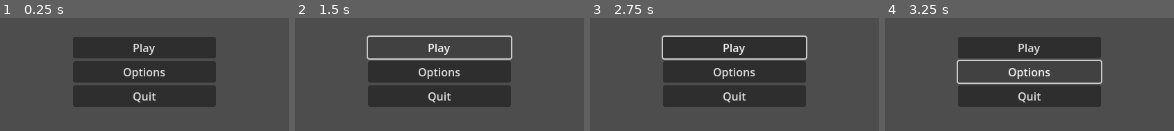
Above: before the commit, frames 1-4 (left to right).
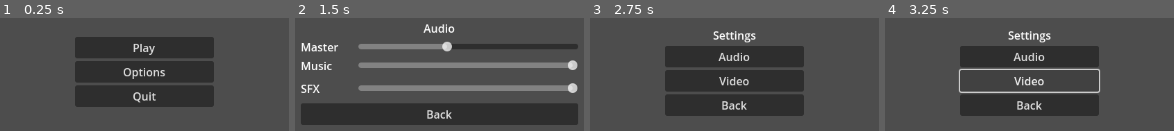
Above: after the commit, the same moments.

Repository: Slabity/LudumDare53
Game: Godot game, scene res://src/scenes/main_scene.tscn
The game is run twice, just before and just after one commit, with the same random seed, the same clock (stepped at 60 frames per second) and the same inputs.
Inputs (mouse positions are in pixels of both pictures, inside the frame that each line leads up to):
- Up to frame 1 (0.25 s): no input
- Up to frame 2 (1.5 s): click "Options" at 0.5 s; click (439, 55) at 1.25 s, where only the run after the commit has a clickable "Audio"
- Up to frame 3 (2.75 s): click (734, 112) at 2 s, where only the run after the commit has a clickable "Back"
- Up to frame 4 (3.25 s): click (1029, 80) at 2.75 s, where only the run after the commit has a clickable "Video"

The runs differ from the first frame. In frame 1, 0.7% of the frame differs, in the area x 25-75%, y 16-79%; in frame 2, 42%, in the area x 2-98%, y 5-95%; in frame 3, 15%; in frame 4, 15%.

Commit message:
Get menu system set up

Diff:
--- a/project.godot
+++ b/project.godot
@@ -13,6 +13,10 @@
 config/name="Ludum Dare 53"
 run/main_scene="res://src/scenes/main_scene.tscn"
 config/features=PackedStringArray("4.0", "Forward Plus")
+
+[autoload]
+
+Settings="*res://src/settings.gd"
 
 [input]
 
@@ -62,7 +66,3 @@
 , Object(InputEventJoypadButton,"resource_local_to_scene":false,"resource_name":"","device":-1,"button_index":10,"pressure":0.0,"pressed":false,"script":null)
 ]
 }
-
-[autoload]
-
-Settings="*res://src/settings.gd"
--- /dev/null
+++ b/src/scenes/main_scene.gd
@@ -0,0 +1,9 @@
+extends Control
+
+
+func _on_main_menu_play_game():
+	print("TODO: Play game")
+
+
+func _on_main_menu_exit_menu():
+	get_tree().quit()
--- a/src/scenes/main_scene.tscn
+++ b/src/scenes/main_scene.tscn
@@ -1,5 +1,6 @@
-[gd_scene load_steps=2 format=3 uid="uid://cq7868th46tvw"]
+[gd_scene load_steps=3 format=3 uid="uid://cq7868th46tvw"]
 
+[ext_resource type="Script" path="res://src/scenes/main_scene.gd" id="1_2l7t8"]
 [ext_resource type="PackedScene" uid="uid://b5qfihi01x3kj" path="res://src/scenes/menus/main_menu.tscn" id="1_s2i35"]
 
 [node name="MainScene" type="Control"]
@@ -11,6 +12,7 @@
 grow_vertical = 2
 size_flags_horizontal = 0
 size_flags_vertical = 0
+script = ExtResource("1_2l7t8")
 
 [node name="MainMenu" parent="." instance=ExtResource("1_s2i35")]
 layout_mode = 1
@@ -25,3 +27,6 @@
 offset_bottom = 50.5
 grow_horizontal = 2
 grow_vertical = 2
+
+[connection signal="exit_menu" from="MainMenu" to="." method="_on_main_menu_exit_menu"]
+[connection signal="play_game" from="MainMenu" to="." method="_on_main_menu_play_game"]
--- a/src/scenes/menus/main_menu.gd
+++ b/src/scenes/menus/main_menu.gd
@@ -1,24 +1,28 @@
-extends VBoxContainer
+extends Control
+
+signal play_game
+signal exit_menu
+
+@onready var current_menu = $MainButtons
 
 
-# Called when the node enters the scene tree for the first time.
-func _ready():
-	pass  # Replace with function body.
-
-
-# Called every frame. 'delta' is the elapsed time since the previous frame.
-func _process(_delta):
-	pass
+func switch_to_menu(menu_name: String):
+	current_menu.hide()
+	current_menu = get_node(menu_name)
+	current_menu.show()
 
 
 func _on_play_button_pressed():
-	print("TODO: PlayButton pressed()")
+	play_game.emit()
 
 
 func _on_options_button_pressed():
-	print("TODO: OptionsButton pressed()")
+	switch_to_menu("SettingsMenu")
 
 
-# Quit game
 func _on_quit_button_pressed():
-	get_tree().quit()
+	exit_menu.emit()
+
+
+func _on_settings_menu_exit_menu():
+	switch_to_menu("MainButtons")
--- a/src/scenes/menus/main_menu.tscn
+++ b/src/scenes/menus/main_menu.tscn
@@ -1,24 +1,51 @@
-[gd_scene load_steps=2 format=3 uid="uid://b5qfihi01x3kj"]
+[gd_scene load_steps=3 format=3 uid="uid://b5qfihi01x3kj"]
 
 [ext_resource type="Script" path="res://src/scenes/menus/main_menu.gd" id="1_f3o8o"]
+[ext_resource type="PackedScene" uid="uid://dkld2fwdovoqb" path="res://src/scenes/menus/settings/settings_menu.tscn" id="2_y0mua"]
 
-[node name="MainMenu" type="VBoxContainer"]
-offset_right = 206.0
-offset_bottom = 101.0
+[node name="MainMenu" type="Control"]
+layout_mode = 3
+anchors_preset = 0
 script = ExtResource("1_f3o8o")
 
-[node name="PlayButton" type="Button" parent="."]
+[node name="MainButtons" type="VBoxContainer" parent="."]
+layout_mode = 1
+anchors_preset = 8
+anchor_left = 0.5
+anchor_top = 0.5
+anchor_right = 0.5
+anchor_bottom = 0.5
+offset_left = -100.0
+offset_top = -50.5
+offset_right = 100.0
+offset_bottom = 50.5
+grow_horizontal = 2
+grow_vertical = 2
+
+[node name="PlayButton" type="Button" parent="MainButtons"]
 layout_mode = 2
 text = "Play"
 
-[node name="OptionsButton" type="Button" parent="."]
+[node name="OptionsButton" type="Button" parent="MainButtons"]
 layout_mode = 2
 text = "Options"
 
-[node name="QuitButton" type="Button" parent="."]
+[node name="QuitButton" type="Button" parent="MainButtons"]
 layout_mode = 2
 text = "Quit"
 
-[connection signal="pressed" from="PlayButton" to="." method="_on_play_button_pressed"]
-[connection signal="pressed" from="OptionsButton" to="." method="_on_options_button_pressed"]
-[connection signal="pressed" from="QuitButton" to="." method="_on_quit_button_pressed"]
+[node name="SettingsMenu" parent="." instance=ExtResource("2_y0mua")]
+visible = false
+layout_mode = 1
+anchors_preset = 8
+anchor_left = 0.5
+anchor_top = 0.5
+anchor_right = 0.5
+anchor_bottom = 0.5
+size_flags_horizontal = 4
+size_flags_vertical = 0
+
+[connection signal="pressed" from="MainButtons/PlayButton" to="." method="_on_play_button_pressed"]
+[connection signal="pressed" from="MainButtons/OptionsButton" to="." method="_on_options_button_pressed"]
+[connection signal="pressed" from="MainButtons/QuitButton" to="." method="_on_quit_button_pressed"]
+[connection signal="exit_menu" from="SettingsMenu" to="." method="_on_settings_menu_exit_menu"]
--- a/src/scenes/menus/options_menu.gd
+++ /dev/null
@@ -1,62 +0,0 @@
-extends Control
-
-@onready var current_menu = $MainOptions
-
-
-# Called when the node enters the scene tree for the first time.
-func _ready():
-	pass  # Replace with function body.
-
-
-# Called every frame. 'delta' is the elapsed time since the previous frame.
-func _process(_delta):
-	pass
-
-
-func switch_to_menu(menu_name: String):
-	current_menu.hide()
-	current_menu = get_node(menu_name)
-	current_menu.show()
-
-
-# Main settings menu
-
-
-func _on_audio_button_pressed():
-	switch_to_menu("AudioOptions")
-
-
-func _on_video_button_pressed():
-	print("TODO: VideoButton pressed()")
-
-
-func _on_main_back_button_pressed():
-	print("TODO: MainBackButton pressed()")
-
-
-# Audio settings menu
-
-
-func save_audio_settings():
-	var vol_master = $MasterSlider.value()
-	var vol_music = $MusicSlider.value()
-	var vol_sfx = $SFXSlider.value()
-
-
-func _on_master_slider_value_changed(value: float):
-	var msg = "TODO: MasterSlider value_changed({value})"
-	print(msg.format({"value": value}))
-
-
-func _on_music_slider_value_changed(value: float):
-	var msg = "TODO: MusicSlider value_changed({value})"
-	print(msg.format({"value": value}))
-
-
-func _on_sfx_slider_value_changed(value: float):
-	var msg = "TODO: SFXSlider value_changed({value})"
-	print(msg.format({"value": value}))
-
-
-func _on_audio_back_button_pressed():
-	switch_to_menu("MainOptions")
--- a/src/scenes/menus/options_menu.tscn
+++ /dev/null
@@ -1,120 +0,0 @@
-[gd_scene load_steps=2 format=3 uid="uid://bts78gcvj65fj"]
-
-[ext_resource type="Script" path="res://src/scenes/menus/options_menu.gd" id="1_36s86"]
-
-[node name="OptionsMenu" type="Control"]
-layout_mode = 3
-anchors_preset = 15
-anchor_right = 1.0
-anchor_bottom = 1.0
-grow_horizontal = 2
-grow_vertical = 2
-script = ExtResource("1_36s86")
-
-[node name="MainOptions" type="VBoxContainer" parent="."]
-layout_mode = 1
-anchors_preset = 8
-anchor_left = 0.5
-anchor_top = 0.5
-anchor_right = 0.5
-anchor_bottom = 0.5
-offset_left = -100.0
-offset_top = -65.5
-offset_right = 100.0
-offset_bottom = 65.5
-grow_horizontal = 2
-grow_vertical = 2
-
-[node name="OptionsTitle" type="Label" parent="MainOptions"]
-layout_mode = 2
-text = "Options"
-horizontal_alignment = 1
-
-[node name="AudioButton" type="Button" parent="MainOptions"]
-layout_mode = 2
-text = "Audio"
-
-[node name="VideoButton" type="Button" parent="MainOptions"]
-layout_mode = 2
-text = "Video"
-
-[node name="MainBackButton" type="Button" parent="MainOptions"]
-layout_mode = 2
-text = "Back"
-
-[node name="AudioOptions" type="VBoxContainer" parent="."]
-visible = false
-layout_mode = 1
-anchors_preset = 8
-anchor_left = 0.5
-anchor_top = 0.5
-anchor_right = 0.5
-anchor_bottom = 0.5
-offset_left = -200.0
-offset_top = -75.5
-offset_right = 200.0
-offset_bottom = 75.5
-grow_horizontal = 2
-grow_vertical = 2
-
-[node name="AudioTitle" type="Label" parent="AudioOptions"]
-layout_mode = 2
-text = "Audio"
-horizontal_alignment = 1
-
-[node name="MasterContainer" type="HBoxContainer" parent="AudioOptions"]
-layout_mode = 2
-
-[node name="Label" type="Label" parent="AudioOptions/MasterContainer"]
-layout_mode = 2
-size_flags_horizontal = 3
-size_flags_vertical = 1
-size_flags_stretch_ratio = 0.25
-text = "Master"
-
-[node name="MasterSlider" type="HSlider" parent="AudioOptions/MasterContainer"]
-layout_mode = 2
-size_flags_horizontal = 3
-size_flags_vertical = 1
-
-[node name="MusicContainer" type="HBoxContainer" parent="AudioOptions"]
-layout_mode = 2
-
-[node name="Label" type="Label" parent="AudioOptions/MusicContainer"]
-layout_mode = 2
-size_flags_horizontal = 3
-size_flags_stretch_ratio = 0.25
-text = "Music"
-
-[node name="MusicSlider" type="HSlider" parent="AudioOptions/MusicContainer"]
-layout_mode = 2
-size_flags_horizontal = 3
-size_flags_vertical = 1
-
-[node name="SFXContainer" type="HBoxContainer" parent="AudioOptions"]
-layout_mode = 2
-size_flags_vertical = 3
-
-[node name="Label" type="Label" parent="AudioOptions/SFXContainer"]
-layout_mode = 2
-size_flags_horizontal = 3
-size_flags_stretch_ratio = 0.25
-text = "SFX"
-
-[node name="SFXSlider" type="HSlider" parent="AudioOptions/SFXContainer"]
-layout_mode = 2
-size_flags_horizontal = 3
-size_flags_vertical = 1
-
-[node name="AudioBackButton" type="Button" parent="AudioOptions"]
-layout_mode = 2
-text = "Back"
-
-[connection signal="pressed" from="MainOptions/AudioButton" to="." method="_on_audio_button_pressed"]
-[connection signal="pressed" from="MainOptions/VideoButton" to="." method="_on_video_button_pressed"]
-[connection signal="pressed" from="MainOptions/MainBackButton" to="." method="_on_main_back_button_pressed"]
-[connection signal="drag_ended" from="AudioOptions/MasterContainer/MasterSlider" to="." method="_on_master_slider_drag_ended"]
-[connection signal="value_changed" from="AudioOptions/MasterContainer/MasterSlider" to="." method="_on_master_slider_value_changed"]
-[connection signal="value_changed" from="AudioOptions/MusicContainer/MusicSlider" to="." method="_on_music_slider_value_changed"]
-[connection signal="value_changed" from="AudioOptions/SFXContainer/SFXSlider" to="." method="_on_sfx_slider_value_changed"]
-[connection signal="pressed" from="AudioOptions/AudioBackButton" to="." method="_on_audio_back_button_pressed"]
--- /dev/null
+++ b/src/scenes/menus/settings/audio_settings.gd
@@ -0,0 +1,28 @@
+extends VBoxContainer
+
+signal exit_menu
+
+@onready var settings_node = get_node("/root/Settings")
+@onready var settings = settings_node.settings
+
+
+func _ready():
+	$Master/Slider.set_value(settings["vol_master"])
+	$Music/Slider.set_value(settings["vol_music"])
+	$SFX/Slider.set_value(settings["vol_sfx"])
+
+
+func _on_master_slider_value_changed(value: float):
+	settings["vol_master"] = value
+
+
+func _on_music_slider_value_changed(value: float):
+	settings["vol_music"] = value
+
+
+func _on_sfx_slider_value_changed(value: float):
+	settings["vol_sfx"] = value
+
+
+func _on_back_pressed():
+	exit_menu.emit()
--- /dev/null
+++ b/src/scenes/menus/settings/audio_settings.tscn
@@ -0,0 +1,75 @@
+[gd_scene load_steps=2 format=3 uid="uid://0h0esjkdm67h"]
+
+[ext_resource type="Script" path="res://src/scenes/menus/settings/audio_settings.gd" id="1_ll0rv"]
+
+[node name="AudioSettings" type="VBoxContainer"]
+anchors_preset = 8
+anchor_left = 0.5
+anchor_top = 0.5
+anchor_right = 0.5
+anchor_bottom = 0.5
+offset_left = -200.0
+offset_top = -75.5
+offset_right = 200.0
+offset_bottom = 75.5
+grow_horizontal = 2
+grow_vertical = 2
+script = ExtResource("1_ll0rv")
+
+[node name="Label" type="Label" parent="."]
+layout_mode = 2
+text = "Audio"
+horizontal_alignment = 1
+
+[node name="Master" type="HBoxContainer" parent="."]
+layout_mode = 2
+
+[node name="Label" type="Label" parent="Master"]
+layout_mode = 2
+size_flags_horizontal = 3
+size_flags_vertical = 1
+size_flags_stretch_ratio = 0.25
+text = "Master"
+
+[node name="Slider" type="HSlider" parent="Master"]
+layout_mode = 2
+size_flags_horizontal = 3
+size_flags_vertical = 1
+
+[node name="Music" type="HBoxContainer" parent="."]
+layout_mode = 2
+
+[node name="Label" type="Label" parent="Music"]
+layout_mode = 2
+size_flags_horizontal = 3
+size_flags_stretch_ratio = 0.25
+text = "Music"
+
+[node name="Slider" type="HSlider" parent="Music"]
+layout_mode = 2
+size_flags_horizontal = 3
+size_flags_vertical = 1
+
+[node name="SFX" type="HBoxContainer" parent="."]
+layout_mode = 2
+size_flags_vertical = 3
+
+[node name="Label" type="Label" parent="SFX"]
+layout_mode = 2
+size_flags_horizontal = 3
+size_flags_stretch_ratio = 0.25
+text = "SFX"
+
+[node name="Slider" type="HSlider" parent="SFX"]
+layout_mode = 2
+size_flags_horizontal = 3
+size_flags_vertical = 1
+
+[node name="Back" type="Button" parent="."]
+layout_mode = 2
+text = "Back"
+
+[connection signal="value_changed" from="Master/Slider" to="." method="_on_master_slider_value_changed"]
+[connection signal="value_changed" from="Music/Slider" to="." method="_on_music_slider_value_changed"]
+[connection signal="value_changed" from="SFX/Slider" to="." method="_on_sfx_slider_value_changed"]
+[connection signal="pressed" from="Back" to="." method="_on_back_pressed"]
--- /dev/null
+++ b/src/scenes/menus/settings/settings_menu.gd
@@ -0,0 +1,29 @@
+extends Control
+
+signal exit_menu
+
+@onready var current_menu = $MainSettings
+@onready var settings_node = get_node("/root/Settings")
+
+
+func switch_to_menu(menu_name: String):
+	current_menu.hide()
+	current_menu = get_node(menu_name)
+	current_menu.show()
+
+
+func _on_audio_button_pressed():
+	switch_to_menu("AudioSettings")
+
+
+func _on_video_button_pressed():
+	print("TODO: VideoButton pressed()")
+
+
+func _on_main_back_button_pressed():
+	settings_node.save_settings()
+	exit_menu.emit()
+
+
+func _on_audio_settings_exit_menu():
+	switch_to_menu("MainSettings")
--- /dev/null
+++ b/src/scenes/menus/settings/settings_menu.tscn
@@ -0,0 +1,55 @@
+[gd_scene load_steps=3 format=3 uid="uid://dkld2fwdovoqb"]
+
+[ext_resource type="Script" path="res://src/scenes/menus/settings/settings_menu.gd" id="1_o0lea"]
+[ext_resource type="PackedScene" uid="uid://0h0esjkdm67h" path="res://src/scenes/menus/settings/audio_settings.tscn" id="2_by5ij"]
+
+[node name="SettingsMenu" type="Control"]
+layout_mode = 3
+anchors_preset = 15
+anchor_right = 1.0
+anchor_bottom = 1.0
+grow_horizontal = 2
+grow_vertical = 2
+size_flags_vertical = 4
+script = ExtResource("1_o0lea")
+
+[node name="MainSettings" type="VBoxContainer" parent="."]
+layout_mode = 1
+anchors_preset = 8
+anchor_left = 0.5
+anchor_top = 0.5
+anchor_right = 0.5
+anchor_bottom = 0.5
+offset_left = -100.0
+offset_top = -65.5
+offset_right = 100.0
+offset_bottom = 65.5
+grow_horizontal = 2
+grow_vertical = 2
+
+[node name="Label" type="Label" parent="MainSettings"]
+layout_mode = 2
+text = "Settings
+"
+horizontal_alignment = 1
+
+[node name="AudioButton" type="Button" parent="MainSettings"]
+layout_mode = 2
+text = "Audio"
+
+[node name="VideoButton" type="Button" parent="MainSettings"]
+layout_mode = 2
+text = "Video"
+
+[node name="BackButton" type="Button" parent="MainSettings"]
+layout_mode = 2
+text = "Back"
+
+[node name="AudioSettings" parent="." instance=ExtResource("2_by5ij")]
+visible = false
+layout_mode = 1
+
+[connection signal="pressed" from="MainSettings/AudioButton" to="." method="_on_audio_button_pressed"]
+[connection signal="pressed" from="MainSettings/VideoButton" to="." method="_on_video_button_pressed"]
+[connection signal="pressed" from="MainSettings/BackButton" to="." method="_on_main_back_button_pressed"]
+[connection signal="exit_menu" from="AudioSettings" to="." method="_on_audio_settings_exit_menu"]
--- a/src/settings.gd
+++ b/src/settings.gd
@@ -1,8 +1,10 @@
 extends Node
 
-const SETTINGS_PATH = "user://settings.cfg"
+const SETTINGS_PATH = "user://settings"
 
 var settings = {}
+
+@export var default_settings = {"vol_master": 40, "vol_music": 100, "vol_sfx": 100}
 
 
 func _ready():
@@ -12,7 +14,8 @@
 func load_settings():
 	# Create default settings if file doesn't exist
 	if not FileAccess.file_exists(SETTINGS_PATH):
-		settings = {"vol_master": 40, "vol_music": 100, "vol_sfx": 100}
+		print("Settings file not found, creating new one")
+		settings = default_settings
 		save_settings()
 	else:
 		var file = FileAccess.open(SETTINGS_PATH, FileAccess.READ)
@@ -21,6 +24,7 @@
 
 
 func save_settings():
+	print("Saving settings")
 	var file = FileAccess.open(SETTINGS_PATH, FileAccess.WRITE)
 	file.store_var(settings)
 	file.close()
